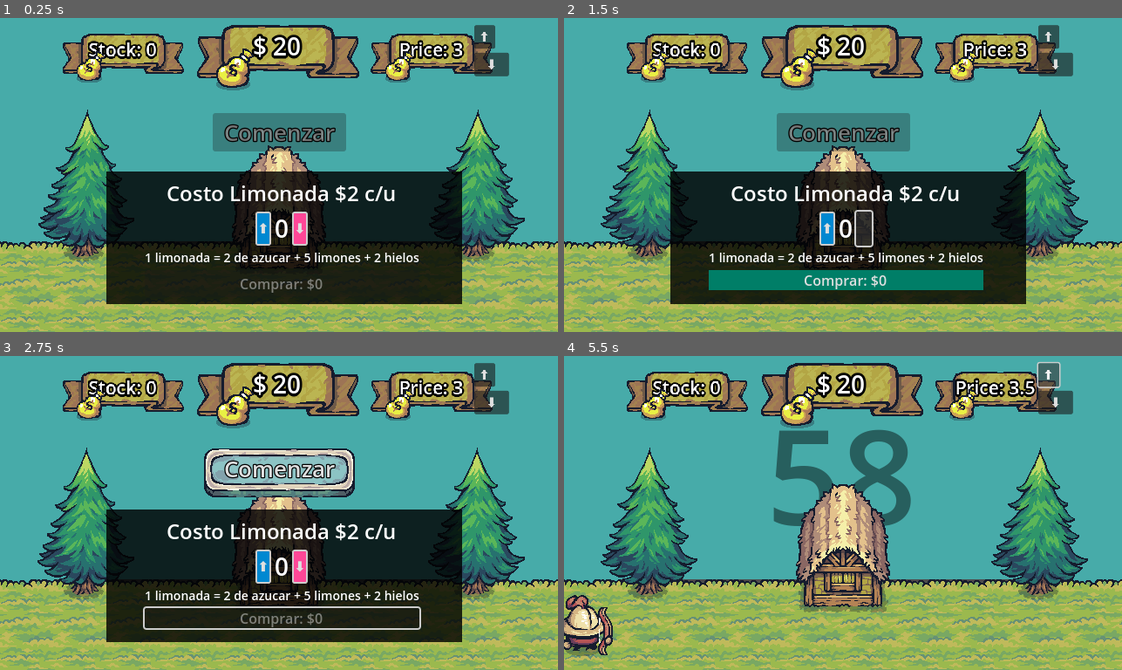
Above: before the commit, frames 1-4 (two rows, left to right).
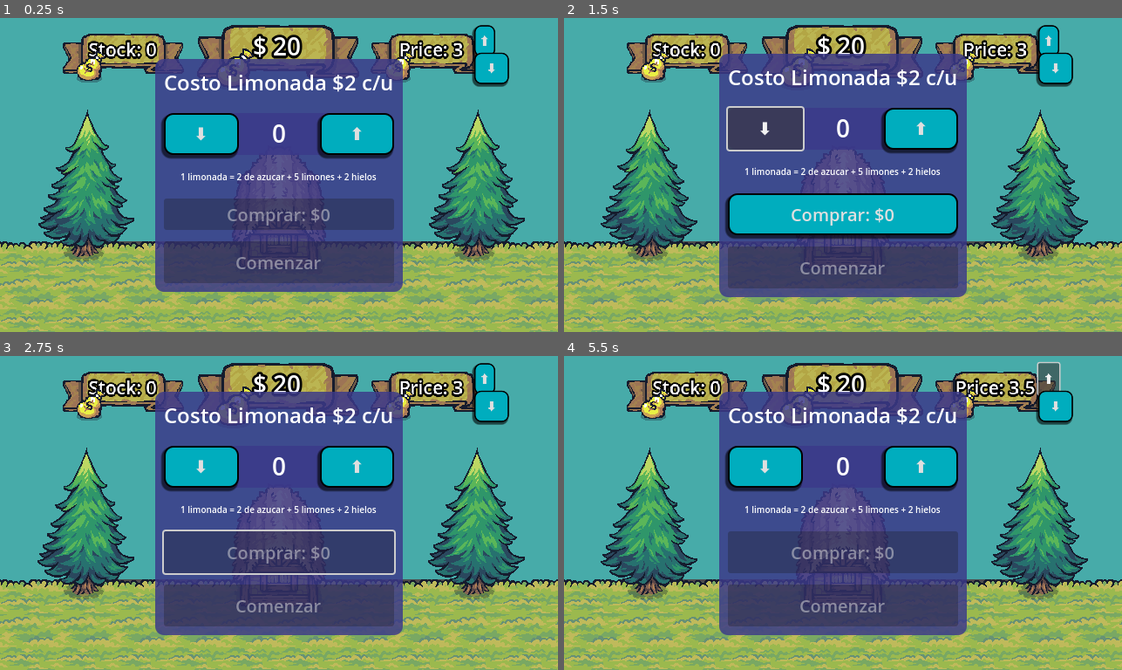
Above: after the commit, the same moments.

Repository: bluuweb/godot-4-firebase-lemonade-game
Game: Godot game, scene res://scenes/world.tscn
Two runs of this game, one before a commit and one after it. Both use one fixed random seed, a clock stepped at 60 frames per second and the inputs below.
Inputs (mouse positions are in pixels of both pictures, inside the frame that each line leads up to):
- Up to frame 1 (0.25 s): no input
- Up to frame 2 (1.5 s): click "⬆️" at 0.5 s; click "⬇️" at 1.25 s
- Up to frame 3 (2.75 s): click "Comprar: $0" at 2 s
- Up to frame 4 (5.5 s): click (843, 469) at 2.75 s, where only the run before the commit has a clickable "Comenzar"; click "⬆️" at 3.5 s; click "⬇️" at 4.25 s; click "⬆️" at 5 s

The runs differ from the first frame. In frame 1, 44% of the frame differs, in the area x 19-92%, y 2-92%; in frame 2, 44%; in frame 3, 44%; in frame 4, 36%.

Commit message:
Agregar mejoras en la interfaz de usuario y lógica de inicio del juego

Diff:
--- a/TODO.cfg
+++ b/TODO.cfg
@@ -7,10 +7,11 @@
 item4="Hacer gameOver (dejar nombre jugador registrado)"
 item5="Acelerar el tiempo en los días"
 item6="Agregar upgrades - propinas"
+item7="Agregar animaciones al modal"
 
 [Tareas en proceso]
 
-__none__="null"
+item7="Mejorar la UI"
 
 [Tareas finalizadas]
 
--- a/project.godot
+++ b/project.godot
@@ -30,6 +30,10 @@
 [editor_plugins]
 
 enabled=PackedStringArray("res://addons/SimpleTODO/plugin.cfg")
+
+[gui]
+
+theme/custom="res://resources/global_theme.tres"
 
 [input]
 
--- /dev/null
+++ b/resources/global_theme.tres
@@ -0,0 +1,43 @@
+[gd_resource type="Theme" load_steps=6 format=3 uid="uid://c5fq7gnpjwtrs"]
+
+[sub_resource type="SystemFont" id="SystemFont_l148j"]
+font_names = PackedStringArray("Candara")
+font_weight = 600
+
+[sub_resource type="StyleBoxFlat" id="StyleBoxFlat_wbwa6"]
+content_margin_top = 10.0
+content_margin_bottom = 10.0
+bg_color = Color(0, 0.677933, 0.744218, 1)
+border_width_left = 2
+border_width_top = 2
+border_width_right = 2
+border_width_bottom = 2
+border_color = Color(0, 0, 0, 1)
+corner_radius_top_left = 10
+corner_radius_top_right = 10
+corner_radius_bottom_right = 10
+corner_radius_bottom_left = 10
+shadow_size = 2
+shadow_offset = Vector2(-2, 3)
+
+[sub_resource type="StyleBoxTexture" id="StyleBoxTexture_80gkk"]
+
+[sub_resource type="SystemFont" id="SystemFont_3g48k"]
+font_names = PackedStringArray("Candara")
+font_weight = 600
+
+[sub_resource type="StyleBoxFlat" id="StyleBoxFlat_msl20"]
+bg_color = Color(0.231373, 0.223529, 0.537255, 0.839216)
+corner_radius_top_left = 10
+corner_radius_top_right = 10
+corner_radius_bottom_right = 10
+corner_radius_bottom_left = 10
+
+[resource]
+Button/font_sizes/font_size = 20
+Button/fonts/font = SubResource("SystemFont_l148j")
+Button/styles/normal = SubResource("StyleBoxFlat_wbwa6")
+ButtonDown/base_type = &"Button"
+ButtonDown/styles/normal = SubResource("StyleBoxTexture_80gkk")
+Label/fonts/font = SubResource("SystemFont_3g48k")
+PanelContainer/styles/panel = SubResource("StyleBoxFlat_msl20")
--- a/scenes/modalBuyStock.tscn
+++ b/scenes/modalBuyStock.tscn
@@ -1,90 +1,95 @@
-[gd_scene load_steps=5 format=3 uid="uid://b8jjku5hsubfu"]
+[gd_scene load_steps=2 format=3 uid="uid://b8jjku5hsubfu"]
 
 [ext_resource type="Script" path="res://scripts/modal_buy_stock.gd" id="1_8nddr"]
 
-[sub_resource type="StyleBoxFlat" id="StyleBoxFlat_5tf0v"]
-bg_color = Color(5.77569e-07, 0.53369, 0.81869, 1)
-border_width_left = 2
-border_width_top = 2
-border_width_right = 2
-border_width_bottom = 2
-corner_radius_top_left = 2
-corner_radius_top_right = 2
-corner_radius_bottom_right = 2
-corner_radius_bottom_left = 2
-
-[sub_resource type="StyleBoxFlat" id="StyleBoxFlat_c8gb7"]
-bg_color = Color(0.996078, 0.278431, 0.592157, 1)
-border_width_left = 2
-border_width_top = 2
-border_width_right = 2
-border_width_bottom = 2
-corner_radius_top_left = 2
-corner_radius_top_right = 2
-corner_radius_bottom_right = 2
-corner_radius_bottom_left = 2
-
-[sub_resource type="StyleBoxFlat" id="StyleBoxFlat_0txdg"]
-bg_color = Color(1.05888e-06, 0.492613, 0.403167, 1)
-
-[node name="Modal" type="Node2D"]
+[node name="Modal" type="PanelContainer"]
+offset_right = 280.0
+offset_bottom = 248.0
 script = ExtResource("1_8nddr")
 
-[node name="ColorBackground" type="ColorRect" parent="."]
-offset_left = 122.0
-offset_top = 176.0
-offset_right = 530.0
-offset_bottom = 328.0
-color = Color(0, 0, 0, 0.811765)
+[node name="MarginContainer" type="MarginContainer" parent="."]
+layout_mode = 2
+theme_override_constants/margin_left = 10
+theme_override_constants/margin_top = 10
+theme_override_constants/margin_right = 10
+theme_override_constants/margin_bottom = 10
 
-[node name="Stock" type="VBoxContainer" parent="."]
-offset_left = 144.0
-offset_top = 184.0
-offset_right = 504.0
-offset_bottom = 304.0
-size_flags_horizontal = 4
-
-[node name="VBoxContainer" type="VBoxContainer" parent="Stock"]
+[node name="VBoxContainer" type="VBoxContainer" parent="MarginContainer"]
 layout_mode = 2
 size_flags_horizontal = 4
 size_flags_vertical = 4
 
-[node name="LabelStockModal" type="Label" parent="Stock/VBoxContainer"]
+[node name="LabelStockModal" type="Label" parent="MarginContainer/VBoxContainer"]
+unique_name_in_owner = true
 layout_mode = 2
 theme_override_font_sizes/font_size = 24
 text = "Costo Limonada $3 c/u"
 horizontal_alignment = 1
 
-[node name="HBoxContainer" type="HBoxContainer" parent="Stock/VBoxContainer"]
+[node name="Spacer2" type="Control" parent="MarginContainer/VBoxContainer"]
+custom_minimum_size = Vector2(0, 10)
 layout_mode = 2
-size_flags_horizontal = 4
+size_flags_vertical = 3
 
-[node name="ModalButtonUpStock" type="Button" parent="Stock/VBoxContainer/HBoxContainer"]
+[node name="PanelContainerStock" type="PanelContainer" parent="MarginContainer/VBoxContainer"]
 layout_mode = 2
-theme_override_styles/normal = SubResource("StyleBoxFlat_5tf0v")
+
+[node name="GridContainer" type="GridContainer" parent="MarginContainer/VBoxContainer/PanelContainerStock"]
+layout_mode = 2
+columns = 3
+
+[node name="ModalButtonDownStock" type="Button" parent="MarginContainer/VBoxContainer/PanelContainerStock/GridContainer"]
+unique_name_in_owner = true
+layout_mode = 2
+size_flags_horizontal = 3
+text = "⬇️"
+
+[node name="ModalLabelPreStock" type="Label" parent="MarginContainer/VBoxContainer/PanelContainerStock/GridContainer"]
+unique_name_in_owner = true
+layout_mode = 2
+size_flags_horizontal = 3
+theme_override_font_sizes/font_size = 28
+text = "0"
+horizontal_alignment = 1
+
+[node name="ModalButtonUpStock" type="Button" parent="MarginContainer/VBoxContainer/PanelContainerStock/GridContainer"]
+unique_name_in_owner = true
+layout_mode = 2
+size_flags_horizontal = 3
 text = "⬆️"
 
-[node name="ModalLabelPreStock" type="Label" parent="Stock/VBoxContainer/HBoxContainer"]
+[node name="Spacer3" type="Control" parent="MarginContainer/VBoxContainer"]
+custom_minimum_size = Vector2(0, 10)
 layout_mode = 2
-theme_override_font_sizes/font_size = 28
-text = "0"
+size_flags_vertical = 3
 
-[node name="ModalButtonDownStock" type="Button" parent="Stock/VBoxContainer/HBoxContainer"]
+[node name="ModalRecipe" type="Label" parent="MarginContainer/VBoxContainer"]
 layout_mode = 2
-theme_override_styles/normal = SubResource("StyleBoxFlat_c8gb7")
-text = "⬇️"
-
-[node name="ModalRecipe" type="Label" parent="Stock/VBoxContainer"]
-layout_mode = 2
-theme_override_font_sizes/font_size = 14
+theme_override_font_sizes/font_size = 10
 text = "1 limonada = 2 de azucar + 5 limones + 2 hielos"
 horizontal_alignment = 1
 
-[node name="ModalButtonBuy" type="Button" parent="Stock/VBoxContainer"]
+[node name="Spacer4" type="Control" parent="MarginContainer/VBoxContainer"]
+custom_minimum_size = Vector2(0, 10)
 layout_mode = 2
-theme_override_styles/normal = SubResource("StyleBoxFlat_0txdg")
+size_flags_vertical = 3
+
+[node name="ModalButtonBuy" type="Button" parent="MarginContainer/VBoxContainer"]
+unique_name_in_owner = true
+layout_mode = 2
 text = "Comprar $5"
 
-[connection signal="pressed" from="Stock/VBoxContainer/HBoxContainer/ModalButtonUpStock" to="." method="_on_modal_button_up_stock_pressed"]
-[connection signal="pressed" from="Stock/VBoxContainer/HBoxContainer/ModalButtonDownStock" to="." method="_on_modal_button_down_stock_pressed"]
-[connection signal="pressed" from="Stock/VBoxContainer/ModalButtonBuy" to="." method="_on_modal_button_buy_pressed"]
+[node name="Spacer" type="Control" parent="MarginContainer/VBoxContainer"]
+custom_minimum_size = Vector2(0, 5)
+layout_mode = 2
+size_flags_vertical = 3
+
+[node name="ButtonStart" type="Button" parent="MarginContainer/VBoxContainer"]
+unique_name_in_owner = true
+layout_mode = 2
+text = "Comenzar"
+
+[connection signal="pressed" from="MarginContainer/VBoxContainer/PanelContainerStock/GridContainer/ModalButtonDownStock" to="." method="_on_modal_button_down_stock_pressed"]
+[connection signal="pressed" from="MarginContainer/VBoxContainer/PanelContainerStock/GridContainer/ModalButtonUpStock" to="." method="_on_modal_button_up_stock_pressed"]
+[connection signal="pressed" from="MarginContainer/VBoxContainer/ModalButtonBuy" to="." method="_on_modal_button_buy_pressed"]
+[connection signal="pressed" from="MarginContainer/VBoxContainer/ButtonStart" to="." method="_on_button_start_pressed"]
--- a/scenes/ui.tscn
+++ b/scenes/ui.tscn
@@ -1,22 +1,9 @@
-[gd_scene load_steps=8 format=3 uid="uid://vk2icjwx663w"]
+[gd_scene load_steps=5 format=3 uid="uid://vk2icjwx663w"]
 
 [ext_resource type="Script" path="res://scripts/ui.gd" id="1_8ocg0"]
 [ext_resource type="Texture2D" uid="uid://c0i8io35dkwx5" path="res://art/UI/Pointers/01.png" id="2_wq7m6"]
-[ext_resource type="StyleBox" uid="uid://cuyjupcba27r1" path="res://ui/button_start.tres" id="4_gb6lh"]
-[ext_resource type="Texture2D" uid="uid://btn8oqkatgbjw" path="res://art/UI/Buttons/Button_Blue_3Slides.png" id="4_vtujn"]
 [ext_resource type="PackedScene" uid="uid://c32s5826035bm" path="res://scenes/ui_info_text.tscn" id="5_qecjh"]
 [ext_resource type="PackedScene" uid="uid://b8jjku5hsubfu" path="res://scenes/modalBuyStock.tscn" id="6_hsenu"]
-
-[sub_resource type="StyleBoxTexture" id="StyleBoxTexture_fhebg"]
-texture = ExtResource("4_vtujn")
-texture_margin_left = 13.0
-texture_margin_top = 2.0
-texture_margin_right = 13.0
-texture_margin_bottom = 6.0
-expand_margin_left = 17.0
-expand_margin_top = 3.0
-expand_margin_right = 17.0
-expand_margin_bottom = 17.0
 
 [node name="UI" type="CanvasLayer"]
 script = ExtResource("1_8ocg0")
@@ -36,22 +23,6 @@
 [node name="LabelStock" type="Label" parent="VBoxContainer"]
 layout_mode = 2
 text = "Stock: $ 100"
-
-[node name="ButtonStart" type="Button" parent="."]
-anchors_preset = 5
-anchor_left = 0.5
-anchor_right = 0.5
-offset_left = -76.5
-offset_top = 109.0
-offset_right = 76.5
-offset_bottom = 153.0
-grow_horizontal = 2
-theme_override_constants/outline_size = 5
-theme_override_font_sizes/font_size = 26
-theme_override_styles/hover = ExtResource("4_gb6lh")
-theme_override_styles/pressed = ExtResource("4_gb6lh")
-theme_override_styles/normal = SubResource("StyleBoxTexture_fhebg")
-text = "Comenzar"
 
 [node name="UIProfit" parent="." instance=ExtResource("5_qecjh")]
 position = Vector2(224, 8)
@@ -81,7 +52,17 @@
 scale = Vector2(0.75, 0.75)
 
 [node name="ModalBuyStock" parent="." instance=ExtResource("6_hsenu")]
+anchors_preset = 8
+anchor_left = 0.5
+anchor_top = 0.5
+anchor_right = 0.5
+anchor_bottom = 0.5
+offset_left = -123.5
+offset_top = -78.5
+offset_right = 123.5
+offset_bottom = 78.5
+grow_horizontal = 2
+grow_vertical = 2
 
-[connection signal="pressed" from="ButtonStart" to="." method="_on_button_pressed"]
 [connection signal="pressed" from="UIPrice/ButtonPriceUp" to="." method="_on_button_price_up_pressed"]
 [connection signal="pressed" from="UIPrice/ButtonPriceDown" to="." method="_on_button_price_down_pressed"]
--- a/scenes/world.tscn
+++ b/scenes/world.tscn
@@ -120,5 +120,9 @@
 visible = false
 curve = SubResource("Curve2D_vw6hd")
 
+[connection signal="pressed" from="UI/ModalBuyStock/MarginContainer/VBoxContainer/ButtonStart" to="." method="_on_button_start_pressed"]
 [connection signal="timeout" from="TimeLevel/TimerLevel" to="." method="_on_timer_level_timeout"]
 [connection signal="request_completed" from="HTTPRequest" to="." method="_on_http_request_request_completed"]
+
+[editable path="UI"]
+[editable path="UI/ModalBuyStock"]
--- a/scripts/modal_buy_stock.gd
+++ b/scripts/modal_buy_stock.gd
@@ -1,9 +1,11 @@
-extends Node2D
-@onready var label_stock_modal: Label = $Stock/VBoxContainer/LabelStockModal
-@onready var modal_button_up_stock: Button = $Stock/VBoxContainer/HBoxContainer/ModalButtonUpStock
-@onready var modal_label_pre_stock: Label = $Stock/VBoxContainer/HBoxContainer/ModalLabelPreStock
-@onready var modal_button_down_stock: Button = $Stock/VBoxContainer/HBoxContainer/ModalButtonDownStock
-@onready var modal_button_buy: Button = $Stock/VBoxContainer/ModalButtonBuy
+extends PanelContainer
+
+@onready var modal_button_buy: Button = %ModalButtonBuy
+@onready var label_stock_modal: Label = %LabelStockModal
+@onready var modal_button_up_stock: Button = %ModalButtonUpStock
+@onready var modal_label_pre_stock: Label = %ModalLabelPreStock
+@onready var modal_button_down_stock: Button = %ModalButtonDownStock
+@onready var button_start: Button = %ButtonStart
 
 # const UI = preload("res://scenes/ui.tscn")
 @onready var ui: CanvasLayer = $".."
@@ -11,6 +13,8 @@
 var pre_stock := 0
 var price_limonade_unit := 2
 var cost := 0
+
+signal game_start
 
 func _ready() -> void:
 	pass
@@ -20,6 +24,7 @@
 	modal_button_buy.text = str("Comprar: $" , pre_stock * price_limonade_unit)
 	label_stock_modal.text = str("Costo Limonada $", price_limonade_unit , " c/u")
 
+	button_start.disabled = true
 func update_pre_stock(value: int):
 	pre_stock += value
 
@@ -48,7 +53,14 @@
 
 	# Aquí acceso al nodo parent (UI en este caso)
 	$"..".ui_profit.update_text("$ " + str(Global.profit))
-	ui.button_start.disabled = false
 
 	update_pre_stock(-pre_stock)
 	modal_button_buy.disabled = true
+
+	if Global.stock > 0:
+		button_start.disabled = false
+
+# Cuando se presiona el botón de start
+func _on_button_start_pressed() -> void:
+	game_start.emit()
+	self.hide()
--- a/scripts/ui.gd
+++ b/scripts/ui.gd
@@ -7,8 +7,6 @@
 @onready var ui_stock: Node2D = $UIStock
 
 #@onready var ModalBuyStock: Node2D = $Modal
-
-signal game_start
 
 func _ready() -> void:
 	modal_initial_config()
@@ -29,30 +27,16 @@
 		print("La imagen del cursor no está cargada.")
 
 func modal_initial_config():
-	button_start.disabled = true
 	$ModalBuyStock.initial_modal_config() # TODO: por qué el @onready no funciona aquí
 
 func update_stock():
 	ui_stock.update_text("Stock: " + str(Global.stock))
-	if Global.stock > 0:
-		button_start.disabled = false
 
 func sell():
 	ui_profit.update_text("$ " + str(Global.profit))
 	ui_profit.animate()
 
 	ui_stock.update_text("Stock: " + str(Global.stock))
-
-func _on_button_pressed() -> void:
-	# Aquí llamo a World
-	# $"..".game_start()
-	game_start.emit()
-
-	#await get_tree().create_timer(0.5).timeout
-	# Ocultar el botón animate_button_start
-	button_start.hide()
-	$ModalBuyStock.hide()
-
 
 # Aumentar el precio
 func _on_button_price_up_pressed() -> void:
--- a/scripts/world.gd
+++ b/scripts/world.gd
@@ -15,12 +15,12 @@
 var max_peoples := 10
 
 func _ready() -> void:
-	#game_start()
-	#label_level_time_out.hide()
-	ui.connect("game_start", game_start)
+	# Opcion conectando la señal
+	#get_node("UI").get_node("ModalBuyStock").connect("game_start", game_start)
 	pass
 
 func game_start():
+	print("Comenzó el juego")
 	label_level_time_out.show()
 	timer_level.start()
 	generate_person()
@@ -64,3 +64,6 @@
 func _on_timer_level_timeout() -> void:
 	Global.time_game -= 1
 	label_level_time_out.text = str(Global.time_game)
+
+func _on_button_start_pressed() -> void:
+	game_start() # Aquí estoy accediendo a los hijos editables
